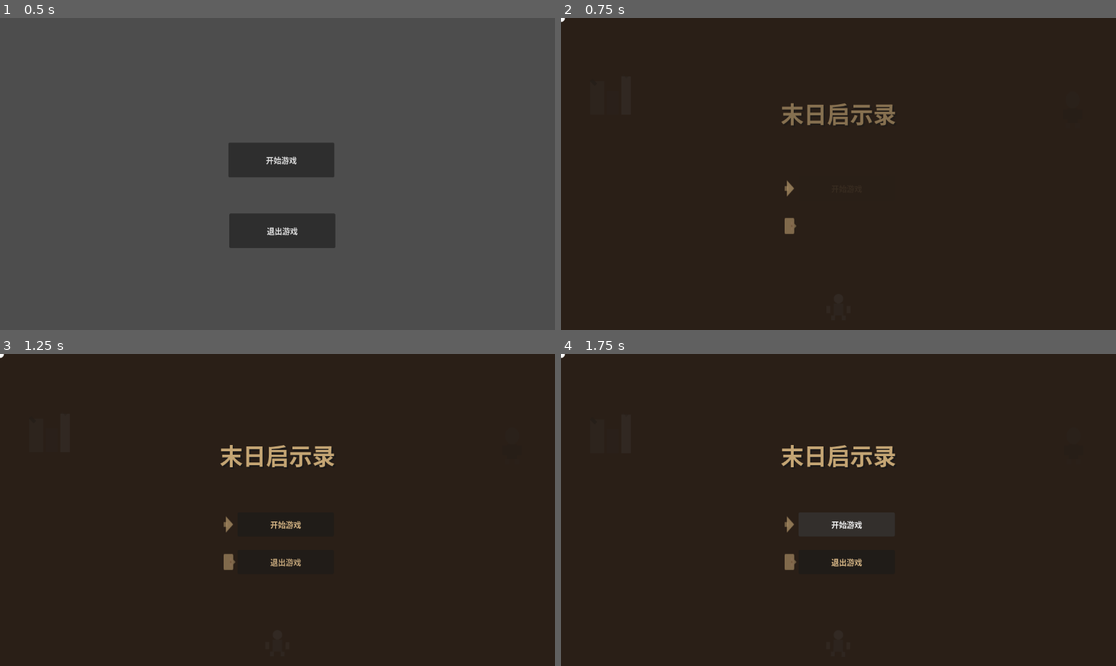
Above: before the commit, frames 1-4 (two rows, left to right).
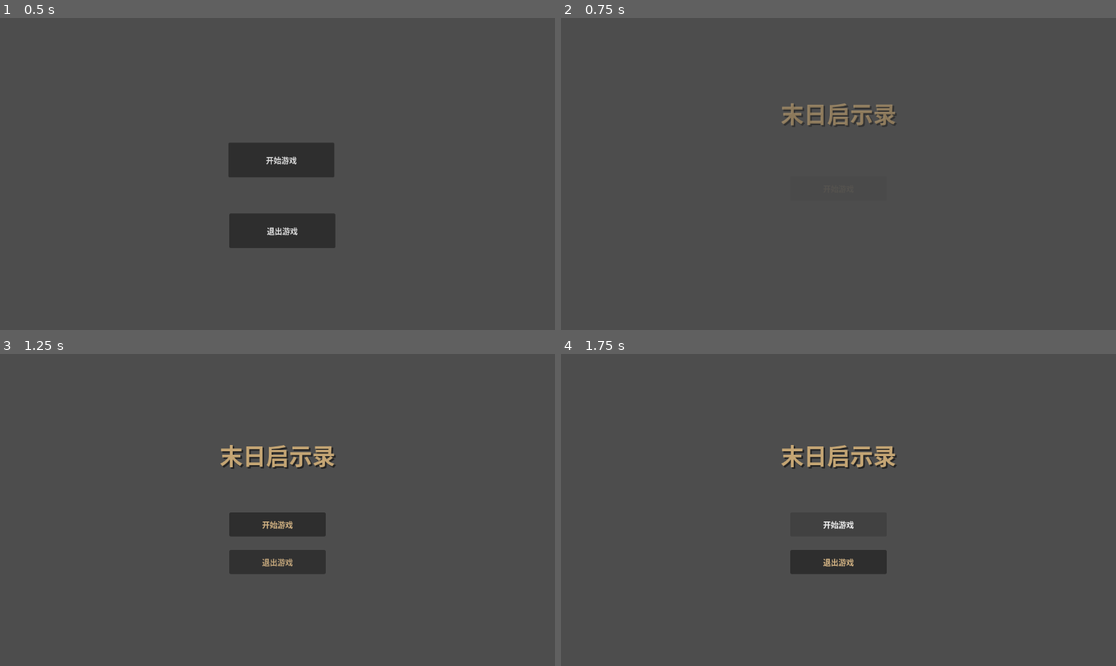
Above: after the commit, the same moments.

Repository: YuliannusYin/MaximumApocalypse
Game: Godot game, scene res://godot/main.tscn
Same seed, same stepped clock (60 frames per second), same inputs: the game is played once before the commit and once after it.
Inputs:
- Up to frame 1 (0.5 s): no input
- Up to frame 2 (0.75 s): click "开始游戏" at 0.5 s
- Up to frame 3 (1.25 s): no input
- Up to frame 4 (1.75 s): click "开始游戏" at 1.25 s

Frame 1 is identical in both runs. In frame 2, 99% of the frame differs, in the area x 0-100%, y 0-100%; in frame 3, 98%; in frame 4, 97%.

Commit message:
refactor(menu): 隐藏菜单初始UI元素
1. 新增地图生成测试脚本test/mapgen.py
2. 补充完整地块文档docs/tiles-documentation.md
3. 隐藏菜单场景中默认显示的装饰、灯光、按钮图标等UI元素

Diff:
--- a/godot/menu.tscn
+++ b/godot/menu.tscn
@@ -26,6 +26,7 @@
 script = ExtResource("1_menu")
 
 [node name="Background" type="ColorRect" parent="." unique_id=891742260]
+visible = false
 layout_mode = 1
 anchors_preset = 15
 anchor_right = 1.0
@@ -35,10 +36,13 @@
 color = Color(0.165, 0.122, 0.09, 1)
 
 [node name="DustParticles" parent="." unique_id=2067775917 instance=ExtResource("3_particles")]
+visible = false
 
 [node name="SmokeParticles" parent="." unique_id=126043348 instance=ExtResource("8_smoke")]
+visible = false
 
 [node name="Decorations" type="Control" parent="." unique_id=28901691]
+visible = false
 layout_mode = 1
 anchors_preset = 15
 anchor_right = 1.0
@@ -85,6 +89,7 @@
 texture = ExtResource("6_survivor")
 
 [node name="Lights" type="Control" parent="." unique_id=1185521032]
+visible = false
 layout_mode = 1
 anchors_preset = 15
 anchor_right = 1.0
@@ -93,6 +98,7 @@
 grow_vertical = 2
 
 [node name="WarningLight1" type="PointLight2D" parent="Lights" unique_id=578439048]
+visible = false
 color = Color(1, 0.5, 0.2, 1)
 energy = 1.5
 shadow_enabled = true
@@ -103,6 +109,7 @@
 color_variation = 0.15
 
 [node name="WarningLight2" type="PointLight2D" parent="Lights" unique_id=1222842957]
+visible = false
 color = Color(0.8, 0.4, 0.1, 1)
 energy = 1.2
 shadow_enabled = true
@@ -152,6 +159,7 @@
 alignment = 1
 
 [node name="StartIcon" type="TextureRect" parent="MainContainer/ButtonContainer/StartButtonContainer" unique_id=2122069000]
+visible = false
 modulate = Color(1, 1, 1, 0.8)
 custom_minimum_size = Vector2(30, 30)
 layout_mode = 2
@@ -171,6 +179,7 @@
 alignment = 1
 
 [node name="ExitIcon" type="TextureRect" parent="MainContainer/ButtonContainer/ExitButtonContainer" unique_id=2080467601]
+visible = false
 modulate = Color(1, 1, 1, 0.8)
 custom_minimum_size = Vector2(30, 30)
 layout_mode = 2
Not shown, changed: .trae/rules/git-commit-message.md
Not shown, added: docs/tiles-documentation.md
Not shown, added: test/mapgen.py
